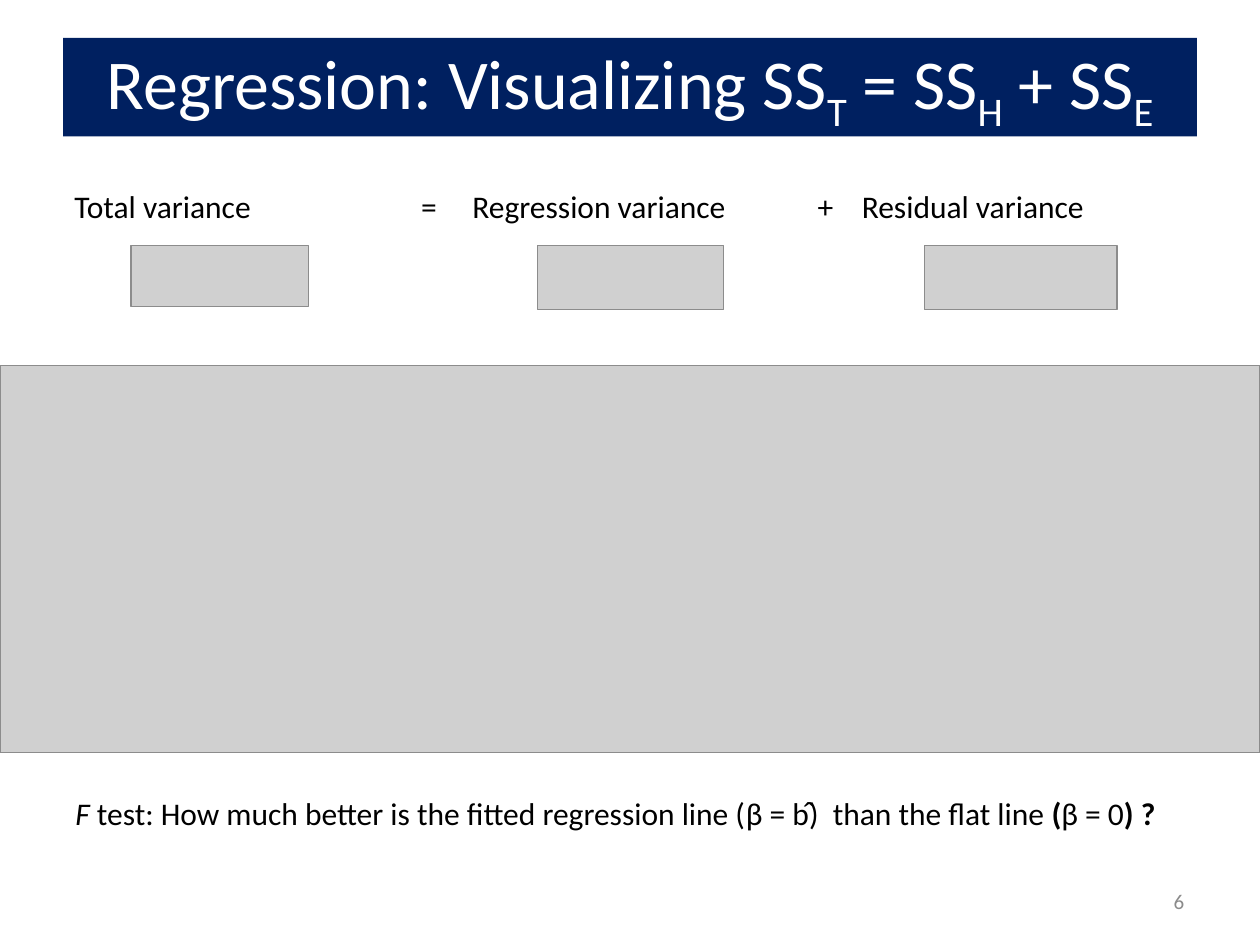
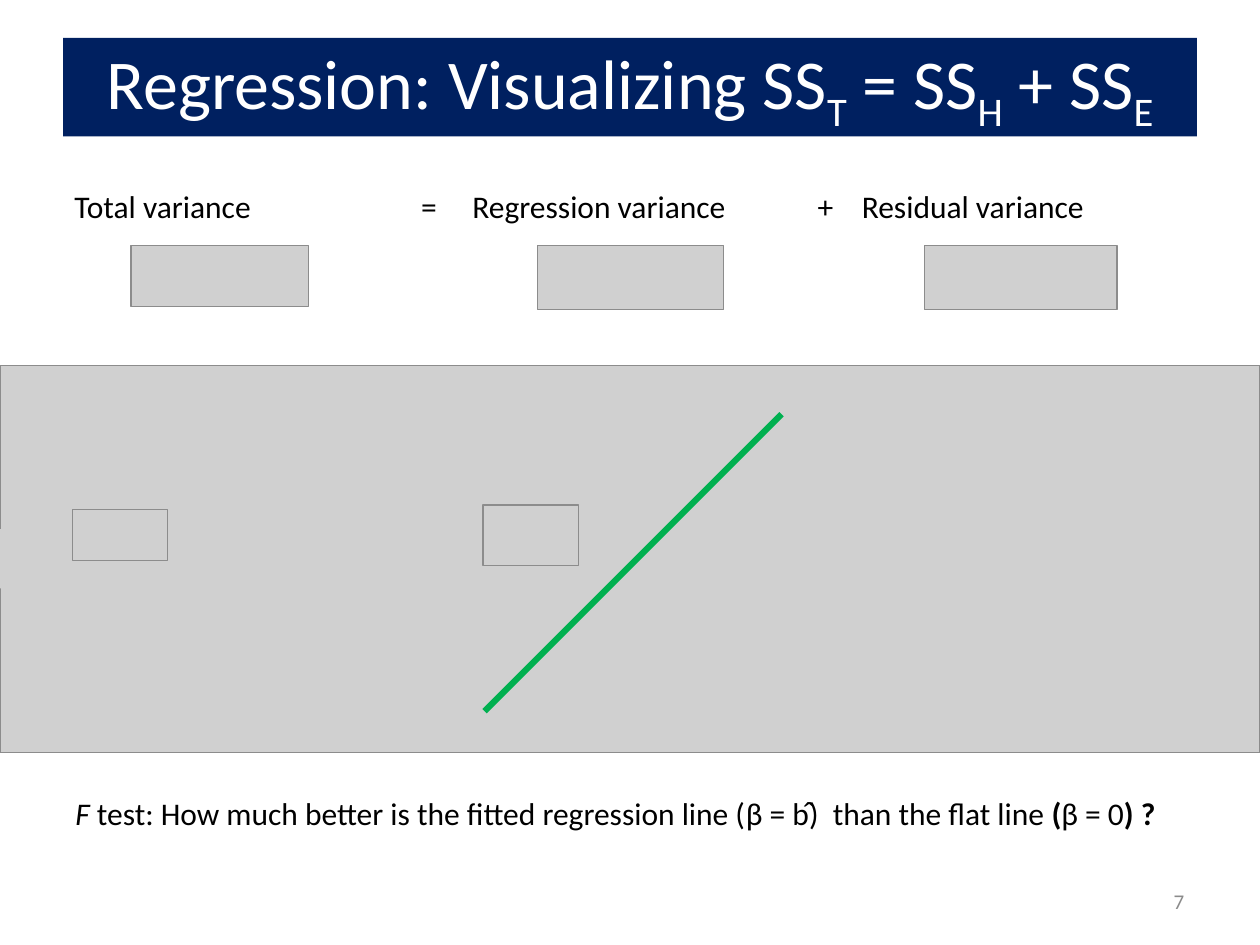
Before and after one commit to friendly/VisMLM-course, a slide deck: slide 7 of lectures/lecture2.pptx (slide 6 before the commit). Drawn at 1260x945 pixels with LibreOffice and Linux fonts; fonts in the diff are those of the drawing; grey boxes stand for pictures. Boxes give left, top, right and bottom in pixels: in the first picture for what was removed or moved away, otherwise in the second. Text is boxed around its words. In the diff, an @@ line names an element or a change of style, - is before the commit and + after.

```diff
--- a/lectures/lecture2.pptx
+++ b/lectures/lecture2.pptx
@@ line added from (485, 711) to (781, 415), #00B050 3.5 pt @@
@@ picture added at (483, 505, 578, 566) @@
@@ picture added at (0, 529, 64, 588) @@
@@ picture added at (72, 510, 168, 561) @@
@@ page number at (1174, 895, 1185, 909): text changed @@
-6
+7
```
Also in this commit, not shown: 5 other slides changed, 2 slides added, 1 slide removed, 6 other files.
